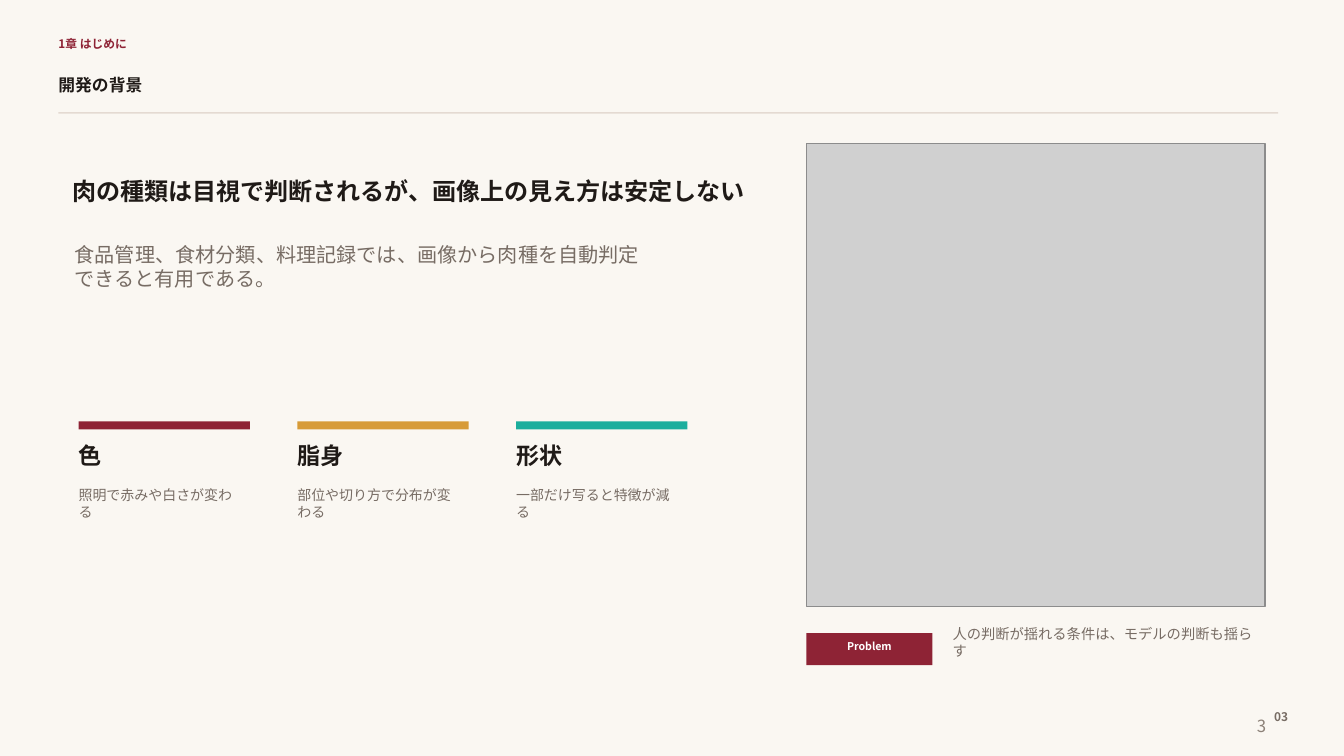
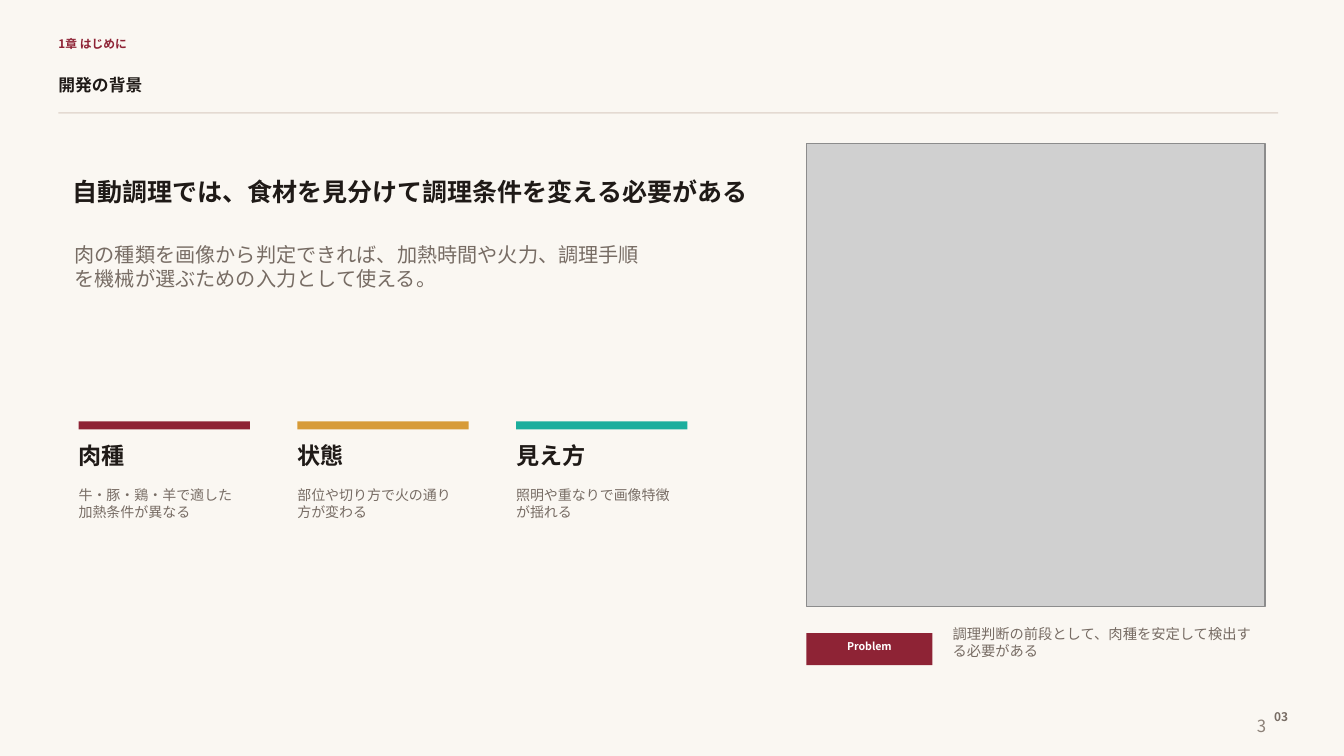
Before and after one commit to moka610/meat-detection-yolo, a slide deck: slide 3 of slides_meat_yolo/meat_yolo_roboflow_presentation.pptx. Drawn at 1344x756 pixels with LibreOffice and Linux fonts; fonts in the diff are those of the drawing; grey boxes stand for pictures. Boxes give left, top, right and bottom in pixels: in the first picture for what was removed or moved away, otherwise in the second. Text is boxed around its words. In the diff, an @@ line names an element or a change of style, - is before the commit and + after.

```diff
--- a/slides_meat_yolo/meat_yolo_roboflow_presentation.pptx
+++ b/slides_meat_yolo/meat_yolo_roboflow_presentation.pptx
@@ text at (x1=73, y1=179, x2=748, y2=204): text changed; size 17.2 to 17.9 pt @@
-肉の種類は目視で判断されるが、画像上の見え方は安定しない
+自動調理では、食材を見分けて調理条件を変える必要がある
@@ text at (x1=75, y1=245, x2=639, y2=288): text changed @@
-食品管理、食材分類、料理記録では、画像から肉種を自動判定できると有用である。
+肉の種類を画像から判定できれば、加熱時間や火力、調理手順を機械が選ぶための入力として使える。
@@ text at (x1=79, y1=441, x2=125, y2=470): text changed @@
-色
+肉種
@@ text at (x1=297, y1=444, x2=343, y2=466): text changed @@
-脂身
+状態
@@ text at (x1=516, y1=444, x2=585, y2=466): text changed @@
-形状
+見え方
@@ text at (x1=79, y1=488, x2=233, y2=518): text changed @@
-照明で赤みや白さが変わる
+牛・豚・鶏・羊で適した加熱条件が異なる
@@ text at (x1=297, y1=488, x2=451, y2=518): text changed @@
-部位や切り方で分布が変わる
+部位や切り方で火の通り方が変わる
@@ text at (x1=516, y1=488, x2=670, y2=518): text changed @@
-一部だけ写ると特徴が減る
+照明や重なりで画像特徴が揺れる
@@ text at (x1=953, y1=627, x2=1251, y2=657): text changed @@
-人の判断が揺れる条件は、モデルの判断も揺らす
+調理判断の前段として、肉種を安定して検出する必要がある
```
Also in this commit, not shown: 6 other slides changed, 1 slide added, 1 slide removed, 1 other file.
